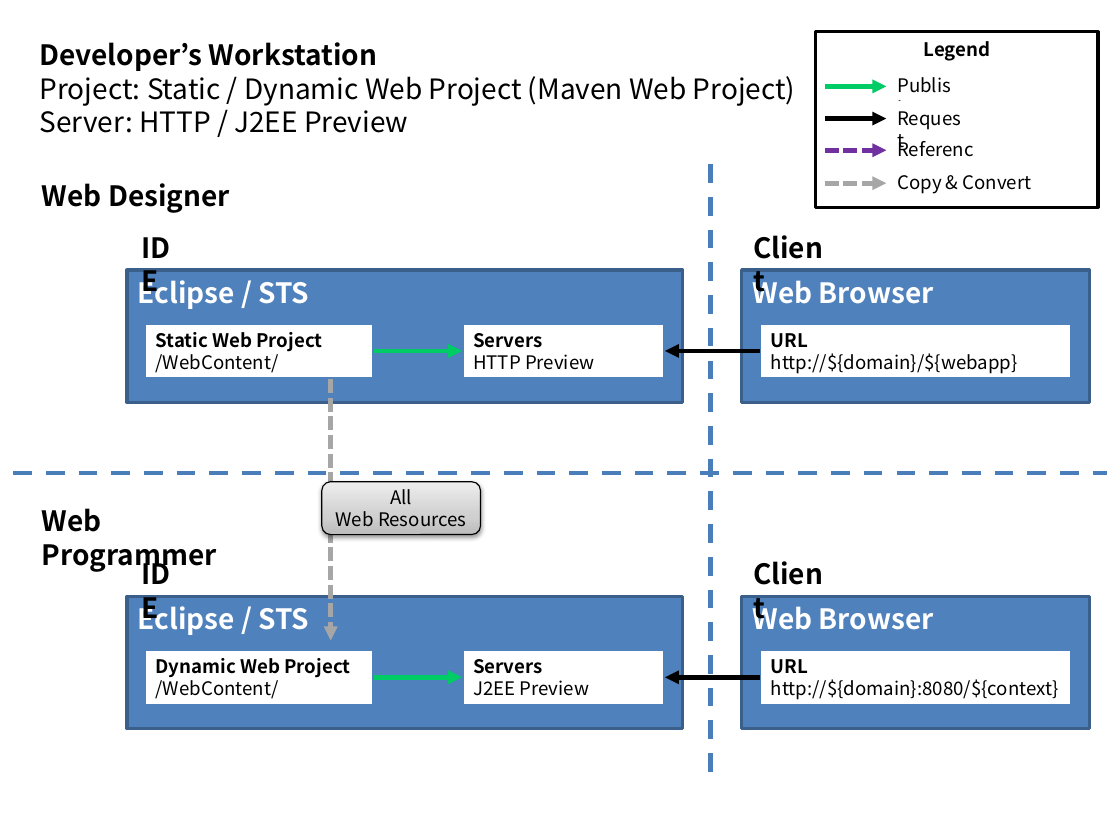
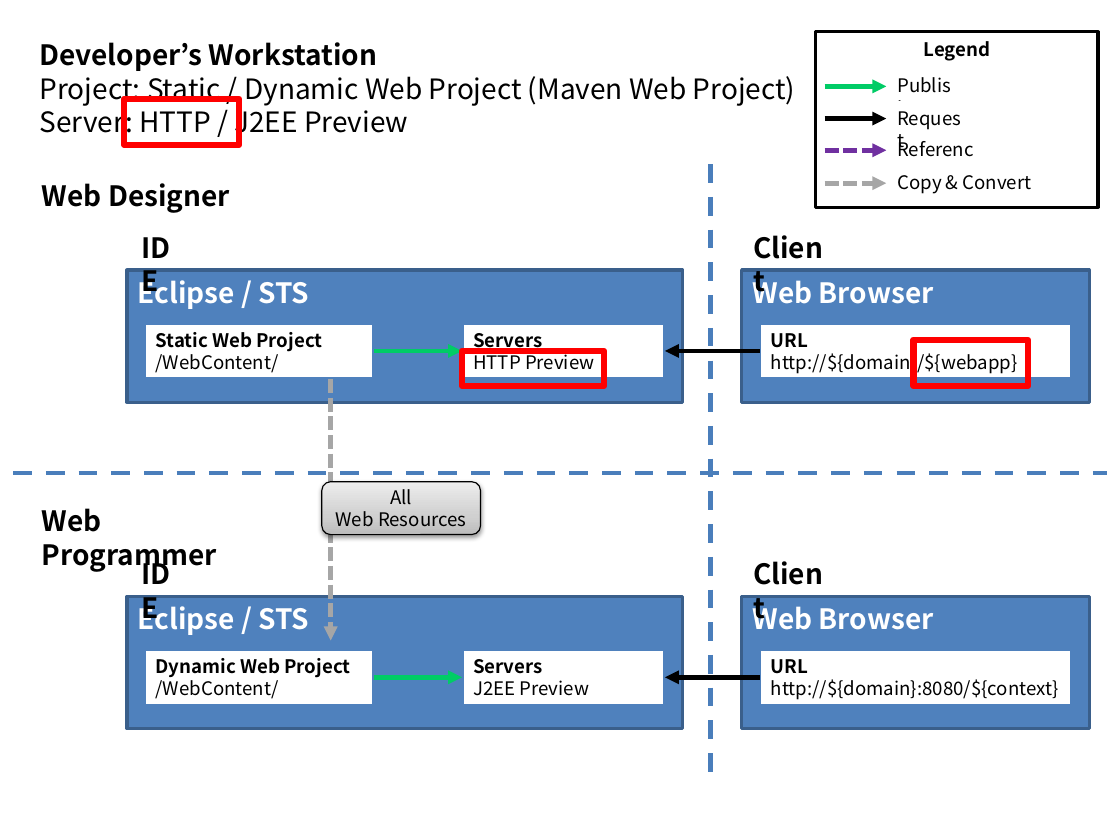
Before and after one commit to kwbaek/codelabor, a slide deck: slide 5 of documentation/draft/ci-environment/deploy-source-strategy.pptx. Drawn at 1120x840 pixels with LibreOffice and Linux fonts; fonts in the diff are those of the drawing. Boxes give left, top, right and bottom in pixels: in the first picture for what was removed or moved away, otherwise in the second. Text is boxed around its words. In the diff, an @@ line names an element or a change of style, - is before the commit and + after.

```diff
--- a/documentation/draft/ci-environment/deploy-source-strategy.pptx
+++ b/documentation/draft/ci-environment/deploy-source-strategy.pptx
@@ rectangle added at <box>124,99,239,144</box>, outline #FF0000 4 pt @@
@@ rectangle added at <box>463,351,605,385</box>, outline #FF0000 4 pt @@
@@ rectangle added at <box>914,339,1028,385</box>, outline #FF0000 4 pt @@
```
Also in this commit, not shown: 11 other slides changed.
